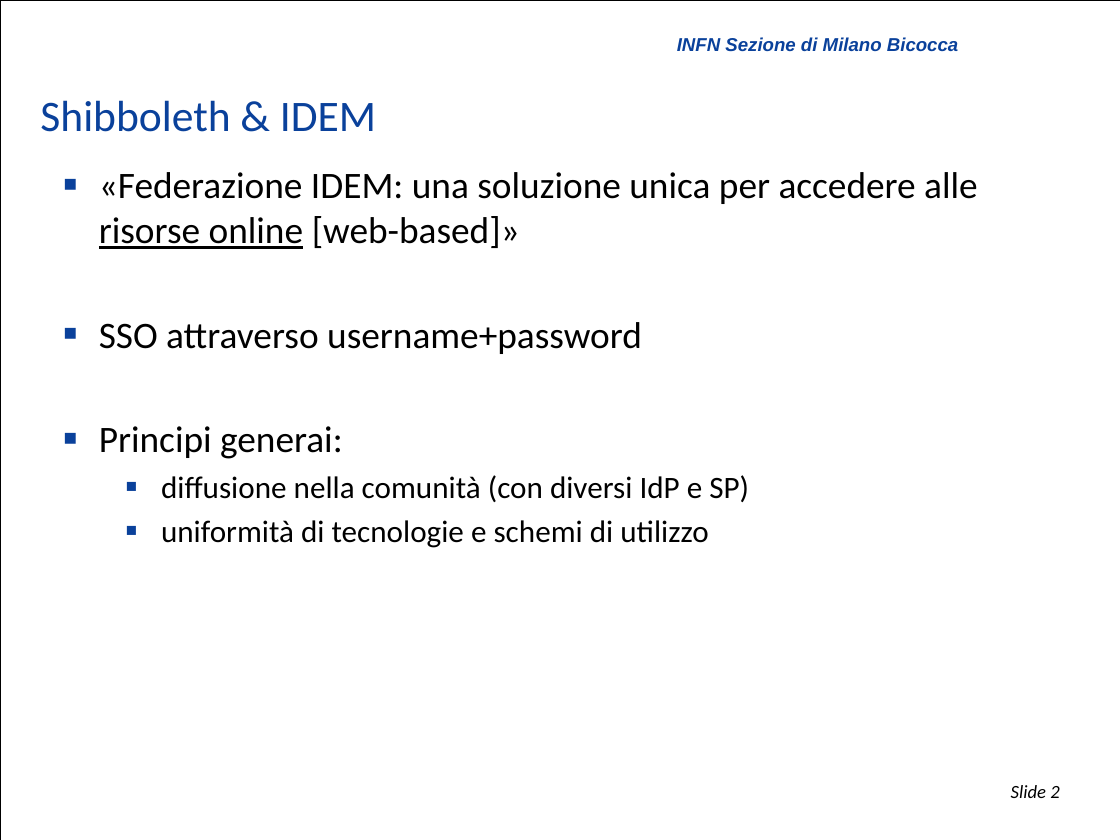
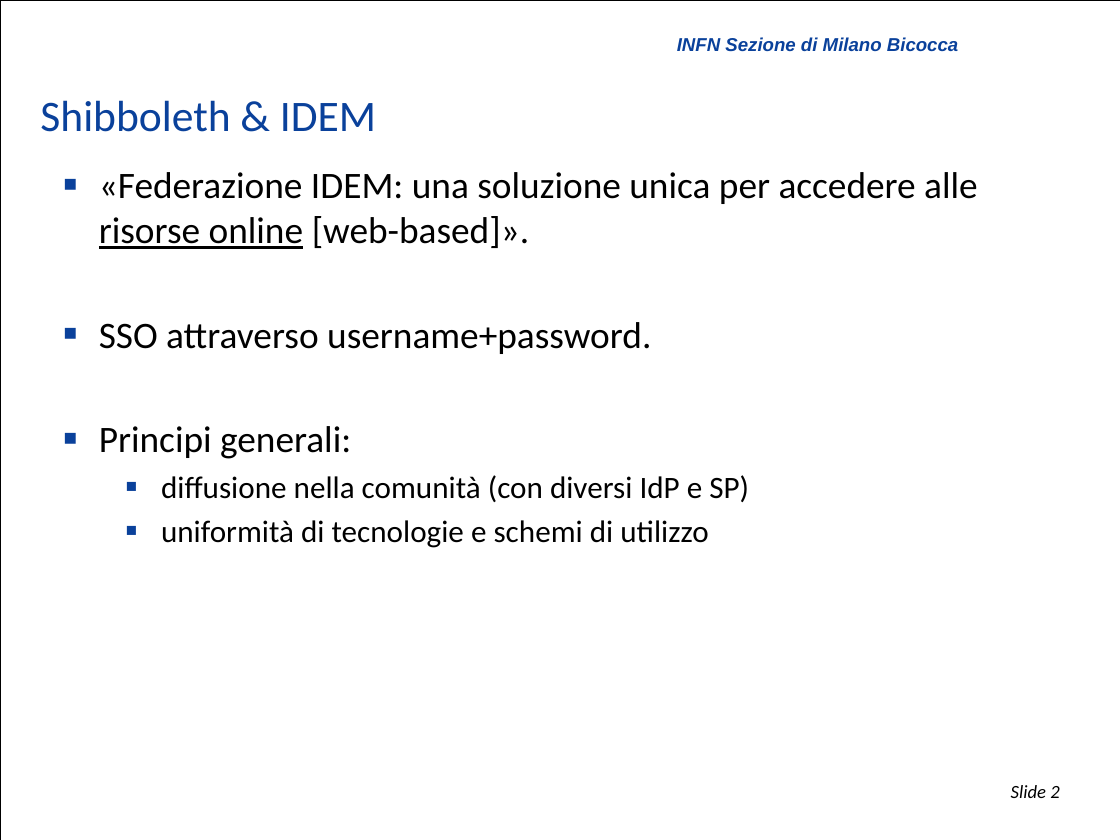
Before and after one commit to biancini/Shibboleth-Authentication, a slide deck: slide 2 of ShibbolethExtensions.pptx. Drawn at 1120x840 pixels with LibreOffice and Linux fonts; fonts in the diff are those of the drawing; background and template pictures are left out. Boxes give left, top, right and bottom in pixels: in the first picture for what was removed or moved away, otherwise in the second. Text is boxed around its words. In the diff, an @@ line names an element or a change of style, - is before the commit and + after.

```diff
--- a/ShibbolethExtensions.pptx
+++ b/ShibbolethExtensions.pptx
@@ text at [99,172,978,459]: text changed @@
-  ■ «Federazione IDEM: una soluzione unica per accedere alle risorse online [web-based]»
-  ■ SSO attraverso username+password
-  ■ Principi generai:
+  ■ «Federazione IDEM: una soluzione unica per accedere alle risorse online [web-based]».
+  ■ SSO attraverso username+password.
+  ■ Principi generali:
```
Also in this commit, not shown: 11 other slides changed.
